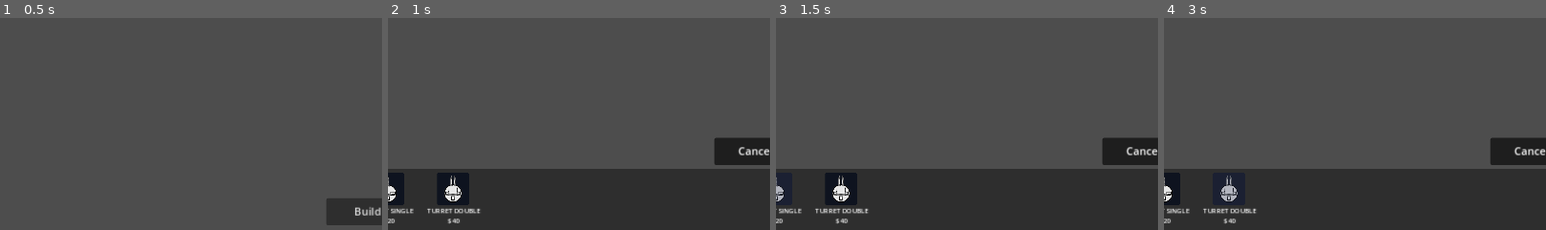
Above: before the commit, frames 1-4 (left to right).
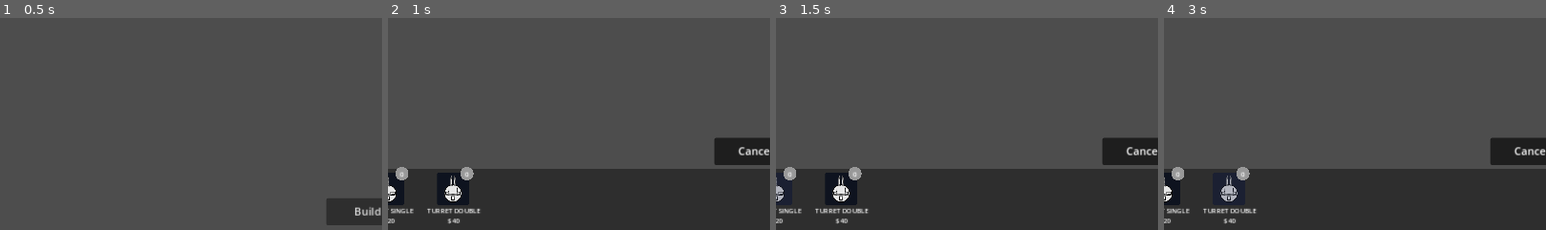
Above: after the commit, the same moments.

Repository: AdilDevStuff/TheLastGameJam2023
Game: Godot game, scene res://Scenes/World.tscn
Two runs of this game, one before a commit and one after it. Both use one fixed random seed, a clock stepped at 60 frames per second and the inputs below. The engine's default icon, where the game draws it, is replaced by a stand-in: a white triangle on a blue panel in a dark square.
Inputs (mouse positions are % of the whole screen's width and height, from its top left):
- Up to frame 1 (0.5 s): no input
- Up to frame 2 (1 s): click "Build" at 0.5 s
- Up to frame 3 (1.5 s): click (46, 90) at 1.25 s
- Up to frame 4 (3 s): click (46, 90) at 2 s; click (54, 90) at 2.75 s
The pictures show only the part of the screen within x 46-96%, y 50-100%; the shares and areas given below are measured in that part.

Frame 1 is identical in both runs. In frame 2, 0.3% of the frame differs, in the area x 2-23%, y 70-77%; in frame 3, 0.3%; in frame 4, 0.3%.

Commit message:
Player Units shooting and enemy health

Diff:
--- /dev/null
+++ b/Resources/ItemManager.gd
@@ -0,0 +1,6 @@
+extends Resource
+
+@export_category("Item Count")
+@export var single_turret_count: int
+@export var double_turret_count: int
+@export var laser_gun_turret_count: int
--- /dev/null
+++ b/Resources/ItemManager.tres
@@ -0,0 +1,9 @@
+[gd_resource type="Resource" load_steps=2 format=3 uid="uid://bxysmk7d8ayxm"]
+
+[ext_resource type="Script" path="res://Resources/ItemManager.gd" id="1_6ejy4"]
+
+[resource]
+script = ExtResource("1_6ejy4")
+single_turret_count = 0
+double_turret_count = 0
+laser_gun_turret_count = 0
--- a/Scenes/Bullets/BulletBase.tscn
+++ b/Scenes/Bullets/BulletBase.tscn
@@ -8,5 +8,3 @@
 [node name="Sprite2D" type="Sprite2D" parent="."]
 
 [node name="CollisionShape2D" type="CollisionShape2D" parent="."]
-
-[connection signal="area_entered" from="." to="." method="_on_area_entered"]
--- a/Scenes/Bullets/CanonShot.tscn
+++ b/Scenes/Bullets/CanonShot.tscn
@@ -10,6 +10,7 @@
 [node name="SingleCanonShot" instance=ExtResource("1_u31f7")]
 script = ExtResource("2_ooabr")
 speed = 300.0
+damage = 20.0
 
 [node name="Sprite2D" parent="." index="0"]
 scale = Vector2(0.21875, 0.21875)
@@ -17,3 +18,5 @@
 
 [node name="CollisionShape2D" parent="." index="1"]
 shape = SubResource("RectangleShape2D_6wjtp")
+
+[connection signal="area_entered" from="." to="." method="_on_area_entered"]
--- a/Scenes/Bullets/DoubleTurret.tscn
+++ b/Scenes/Units/DoubleTurret.tscn
@@ -1,19 +1,21 @@
-[gd_scene load_steps=6 format=3 uid="uid://d3624rkpl17u0"]
+[gd_scene load_steps=7 format=3 uid="uid://d3624rkpl17u0"]
 
 [ext_resource type="PackedScene" uid="uid://b5y177mviat22" path="res://Scenes/Units/UnitsBase.tscn" id="1_larht"]
 [ext_resource type="Script" path="res://Scripts/DoubleTurret.gd" id="2_thkuu"]
 [ext_resource type="Texture2D" uid="uid://bdd8x25daw57a" path="res://Assets/PlayerUnits/Turret/TurretBase.png" id="3_iuctm"]
+[ext_resource type="PackedScene" uid="uid://eli3glw6tkfy" path="res://Scenes/Bullets/CanonShot.tscn" id="3_raeo0"]
 [ext_resource type="Texture2D" uid="uid://ddbqce70dnhxp" path="res://Assets/PlayerUnits/Turret/DoubleBarrel.png" id="4_kwlg0"]
 
 [sub_resource type="CircleShape2D" id="CircleShape2D_ksn0m"]
 radius = 32.3883
 
-[node name="DoubleTurret" instance=ExtResource("1_larht")]
+[node name="DoubleTurret" node_paths=PackedStringArray("spawn_points") instance=ExtResource("1_larht")]
 script = ExtResource("2_thkuu")
+spawn_points = NodePath("Barrel/SpawnPoints")
 health = 40.0
-damage = 20.0
 fire_rate = 1.0
 price = 40.0
+bullet_scene = ExtResource("3_raeo0")
 
 [node name="Sprite2D" parent="." index="0"]
 scale = Vector2(0.25, 0.25)
@@ -27,3 +29,11 @@
 
 [node name="MuzzleSprite" parent="Barrel" index="1"]
 texture = ExtResource("4_kwlg0")
+
+[node name="SpawnPoints" type="Node2D" parent="Barrel" index="2"]
+
+[node name="Position1" type="Marker2D" parent="Barrel/SpawnPoints" index="0"]
+position = Vector2(64, -7)
+
+[node name="Position2" type="Marker2D" parent="Barrel/SpawnPoints" index="1"]
+position = Vector2(64, 6)
--- a/Scenes/UserInterface/Buttons/ItemButton.tscn
+++ b/Scenes/UserInterface/Buttons/ItemButton.tscn
@@ -1,7 +1,14 @@
-[gd_scene load_steps=3 format=3 uid="uid://bdqo2vu5ffxbv"]
+[gd_scene load_steps=4 format=3 uid="uid://bdqo2vu5ffxbv"]
 
 [ext_resource type="Texture2D" uid="uid://cvy67u8ipfug2" path="res://Assets/UserInterface/ItemButtons/DoubleTurretButton.png" id="1_3dw1b"]
 [ext_resource type="Script" path="res://Scripts/BaseButton.gd" id="2_moayu"]
+
+[sub_resource type="StyleBoxFlat" id="StyleBoxFlat_tfkdk"]
+corner_radius_top_left = 20
+corner_radius_top_right = 20
+corner_radius_bottom_right = 20
+corner_radius_bottom_left = 20
+anti_aliasing_size = 0.01
 
 [node name="ItemButton" type="TextureButton" node_paths=PackedStringArray("name_label", "price_label")]
 custom_minimum_size = Vector2(48, 48)
@@ -17,6 +24,25 @@
 script = ExtResource("2_moayu")
 name_label = NodePath("ItemInfo/NameLabel")
 price_label = NodePath("ItemInfo/PriceLabel")
+
+[node name="Panel" type="Panel" parent="."]
+layout_mode = 0
+offset_left = 35.0
+offset_top = -9.0
+offset_right = 55.0
+offset_bottom = 11.0
+theme_override_styles/panel = SubResource("StyleBoxFlat_tfkdk")
+
+[node name="ItemAmount" type="Label" parent="Panel"]
+offset_left = 7.0
+offset_top = 3.0
+offset_right = 13.0
+offset_bottom = 17.0
+theme_override_font_sizes/font_size = 10
+text = "0"
+horizontal_alignment = 1
+vertical_alignment = 1
+uppercase = true
 
 [node name="ItemInfo" type="VBoxContainer" parent="."]
 layout_mode = 1
--- a/Scenes/World.tscn
+++ b/Scenes/World.tscn
@@ -2,7 +2,7 @@
 
 [ext_resource type="Script" path="res://Scripts/BuildSystem.gd" id="1_r7wn2"]
 [ext_resource type="PackedScene" uid="uid://cc3ko47dckauj" path="res://Scenes/Units/SingleTurret.tscn" id="2_3a600"]
-[ext_resource type="PackedScene" uid="uid://d3624rkpl17u0" path="res://Scenes/Bullets/DoubleTurret.tscn" id="3_rwweq"]
+[ext_resource type="PackedScene" uid="uid://d3624rkpl17u0" path="res://Scenes/Units/DoubleTurret.tscn" id="3_rwweq"]
 [ext_resource type="Texture2D" uid="uid://bb0u48dvqv2ko" path="res://Assets/UserInterface/IndicatorIcons/SingleTurret.png" id="4_6c2k5"]
 [ext_resource type="Texture2D" uid="uid://bkih8bfbxril3" path="res://Assets/UserInterface/IndicatorIcons/DoubleTurret.png" id="5_rmsup"]
 [ext_resource type="Script" path="res://Scripts/GameUI.gd" id="6_105vj"]
@@ -165,9 +165,9 @@
 anchor_top = 1.0
 anchor_right = 1.0
 anchor_bottom = 1.0
-offset_top = 660.0
-offset_right = 12672.0
-offset_bottom = 752.0
+offset_top = 12.0
+offset_right = 16128.0
+offset_bottom = 104.0
 grow_horizontal = 2
 grow_vertical = 0
 
--- a/Scripts/BaseButton.gd
+++ b/Scripts/BaseButton.gd
@@ -13,6 +13,7 @@
 @onready var item_buttons: Array = get_tree().get_nodes_in_group("ItemButton")
 
 func _ready() -> void:
+	set_state_texture()
 	name_label.text = item_name
 	price_label.text = "$%d" % item_price
 	pivot_offset = size / 2
--- a/Scripts/BuildSystem.gd
+++ b/Scripts/BuildSystem.gd
@@ -15,6 +15,11 @@
 
 var is_removing: bool = false
 
+@onready var camera_2d: Camera2D = $"../Camera2D"
+
+func _ready() -> void:
+	Global.camera = camera_2d
+
 func _process(_delta: float) -> void:
 	selected_item.position = snap_to_grid(get_global_mouse_position())
 	set_indicator_texture()
@@ -23,8 +28,6 @@
 	if Global.is_in_build_mode and !Global.mouse_on_gui:
 		if Input.is_action_just_pressed("Build") and Global.coins > 0:
 			spawn_obj(placeable_units[Global.unit_idx])
-		if Input.is_action_pressed("Remove"):
-			remove_obj()
 
 func spawn_obj(obj_to_spawn: PackedScene) -> void:
 	Global.can_place_unit = true
@@ -37,12 +40,6 @@
 		obj_instance.position = snap_to_grid(get_global_mouse_position())
 		spawned_units.add_child(obj_instance)
 		Global.coins -= obj_instance.price
-
-func remove_obj():
-	for unit in get_spawned_units():
-		if unit.position == snap_to_grid(get_global_mouse_position()):
-			Global.coins += unit.price
-			unit.queue_free()
 
 func set_indicator_color():
 	selected_item.modulate = valid_place_color
--- a/Scripts/BulletBase.gd
+++ b/Scripts/BulletBase.gd
@@ -6,7 +6,5 @@
 
 func _process(delta: float) -> void:
 	position += transform.x * speed * delta
-
-func _on_area_entered(area: Area2D) -> void:
-	if area.is_in_group("Enemy"):
-		area.health -= damage
+	if position.x > get_viewport_rect().size.x:
+		queue_free()
--- a/Scripts/DoubleTurret.gd
+++ b/Scripts/DoubleTurret.gd
@@ -1 +1,11 @@
 extends Units
+
+@export var spawn_points: Node2D
+var points
+
+func _ready() -> void:
+	points = spawn_points.get_children()
+
+func _process(_delta: float) -> void:
+	if is_ray_colliding():
+		shoot_double_bullet(points)
--- a/Scripts/EnemyBase.gd
+++ b/Scripts/EnemyBase.gd
@@ -6,8 +6,9 @@
 @export var health: float
 
 func _process(delta: float) -> void:
-	print(health)
 	move(delta)
+	if health <= 0:
+		queue_free()
 
 func move(delta):
 	position.x -= move_speed * delta
--- a/Scripts/Global.gd
+++ b/Scripts/Global.gd
@@ -6,3 +6,5 @@
 var mouse_on_gui: bool = false
 var can_place_unit: bool = false
 var is_in_build_mode: bool = false
+
+var camera = null
--- a/Scripts/SingleBullet.gd
+++ b/Scripts/SingleBullet.gd
@@ -1 +1,6 @@
 extends Bullets
+
+func _on_area_entered(area: Area2D) -> void:
+	if area.is_in_group("Enemy"):
+		area.health -= damage
+		visible = false
--- a/Scripts/SingleTurret.gd
+++ b/Scripts/SingleTurret.gd
@@ -1 +1,5 @@
 extends Units
+
+func _process(_delta: float) -> void:
+	if is_ray_colliding():
+		shoot_single_bullet(raycast.global_transform)
--- a/Scripts/UnitsBase.gd
+++ b/Scripts/UnitsBase.gd
@@ -13,15 +13,21 @@
 
 var can_shoot: bool = true
 
-func _process(_delta: float) -> void:
-	if is_ray_colliding():
-		shoot(raycast.global_transform)
-
-func shoot(bullet_spawn_position):
+func shoot_single_bullet(bullet_spawn_position):
 	if can_shoot:
 		var bullet_instance = bullet_scene.instantiate()
 		bullet_instance.global_transform = bullet_spawn_position
 		get_parent().add_child(bullet_instance)
+		can_shoot = false
+		await get_tree().create_timer(fire_rate).timeout
+		can_shoot = true
+
+func shoot_double_bullet(shooting_points: Array):
+	if can_shoot:
+		for shooting_point in shooting_points:
+			var bullet = bullet_scene.instantiate()
+			bullet.position = shooting_point.position
+			add_child(bullet)
 		can_shoot = false
 		await get_tree().create_timer(fire_rate).timeout
 		can_shoot = true
